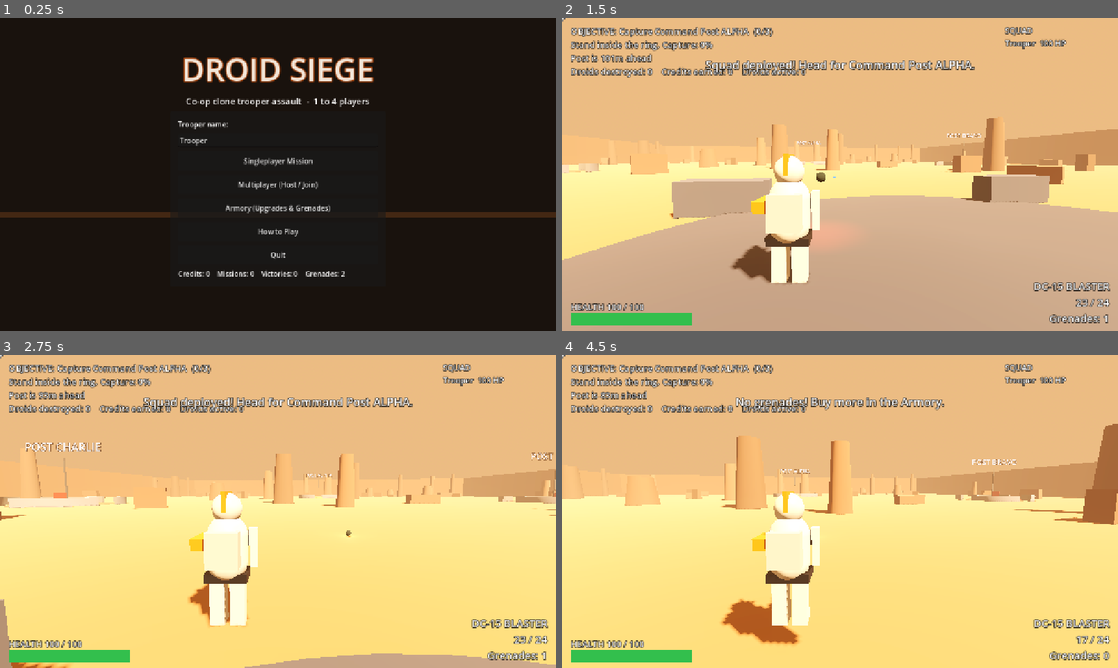
Above: before the commit, frames 1-4 (two rows, left to right).
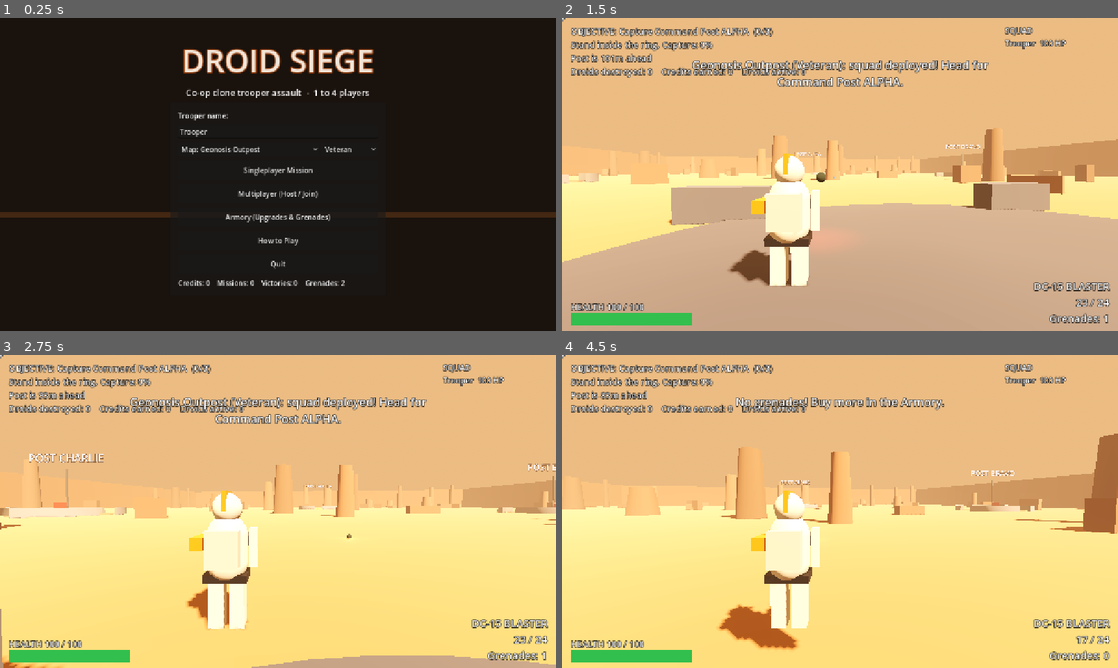
Above: after the commit, the same moments.

Repository: adamcantcodelol/droid-siege
Game: Godot game, scene res://scenes/main_menu.tscn
Same seed, same stepped clock (60 frames per second), same inputs: the game is played once before the commit and once after it.
Inputs (mouse positions are in pixels of both pictures, inside the frame that each line leads up to):
- Up to frame 1 (0.25 s): no input
- Up to frame 2 (1.5 s): click "Singleplayer Mission" at 0.5 s; move the mouse to (867, 174) at 1.27 s; hold W (move_forward) from 1.28 s (still down); tap G (grenade) at 1.35 s; click (867, 174) at 1.42 s
- Up to frame 3 (2.75 s): keep holding W (move_forward); tap Space (jump) at 1.52, 2.27 s; move the mouse to (250, 511) at 2.02 s; right-click (250, 511) at 2.1 s; tap G (grenade) at 2.3 s
- Up to frame 4 (4.5 s): keep holding W (move_forward); move the mouse to (851, 505) at 2.77 s; press the mouse at (851, 505) at 2.78 s; tap G (grenade) at 3.05, 3.6 s; move the mouse to (834, 517) at 3.52 s; release the mouse at (834, 517) at 3.53 s; click (834, 517) at 3.67 s; tap Space (jump) at 3.77 s; move the mouse to (878, 514) at 4.27 s; hold E (interact) from 4.28 s (still down)

The runs differ from the first frame. In frame 1, 5.5% of the frame differs, in the area x 32-68%, y 9-86%; in frame 2, 9.8%, in the area x 0-100%, y 13-86%; in frame 3, 8.3%; in frame 4, 6.6%.

Commit message:
Second map (Felucia Night Raid) + difficulty setting (Recruit/Veteran/Commando); smoke2 test

Diff:
--- a/scripts/enemy.gd
+++ b/scripts/enemy.gd
@@ -39,7 +39,10 @@
 
 
 func _ready() -> void:
-	stats = TYPES[etype]
+	stats = TYPES[etype].duplicate()
+	if Game.world != null:
+		stats["hp"] = float(stats["hp"]) * float(Game.world.DIFF["hp"])
+		stats["dmg"] = float(stats["dmg"]) * float(Game.world.DIFF["dmg"])
 	hp = stats["hp"]
 	max_shield = stats["shield"]
 	shield = max_shield
--- a/scripts/game.gd
+++ b/scripts/game.gd
@@ -17,6 +17,24 @@
 	"armor": {"label": "Armor Plating", "desc": "+25 max health"},
 }
 
+var MAPS: Array = [
+	{"name": "Geonosis Outpost", "posts": [Vector3(0, 0, -30), Vector3(50, 0, 10), Vector3(-45, 0, 35)],
+		"lz": Vector3(0, 0, 72), "ground": Color(0.76, 0.55, 0.36), "cliff": Color(0.55, 0.36, 0.24),
+		"rock": Color(0.6, 0.42, 0.3), "sky_top": Color(0.55, 0.35, 0.22), "sky_hor": Color(0.95, 0.7, 0.45),
+		"fog": Color(0.85, 0.6, 0.4), "fog_density": 0.006, "sun": Color(1.0, 0.9, 0.75), "sun_energy": 1.2,
+		"ambient": 0.8, "rocks": 70, "pillar_ratio": 0.35},
+	{"name": "Felucia Night Raid", "posts": [Vector3(-50, 0, -40), Vector3(40, 0, -45), Vector3(10, 0, 20)],
+		"lz": Vector3(60, 0, 70), "ground": Color(0.2, 0.33, 0.22), "cliff": Color(0.18, 0.22, 0.2),
+		"rock": Color(0.42, 0.28, 0.52), "sky_top": Color(0.03, 0.06, 0.12), "sky_hor": Color(0.15, 0.3, 0.3),
+		"fog": Color(0.15, 0.3, 0.28), "fog_density": 0.014, "sun": Color(0.6, 0.75, 1.0), "sun_energy": 0.45,
+		"ambient": 0.6, "rocks": 95, "pillar_ratio": 0.7},
+]
+var DIFFICULTIES: Array = [
+	{"name": "Recruit", "hp": 0.75, "dmg": 0.6, "cap": -1, "credits": 0.75},
+	{"name": "Veteran", "hp": 1.0, "dmg": 1.0, "cap": 0, "credits": 1.0},
+	{"name": "Commando", "hp": 1.3, "dmg": 1.4, "cap": 3, "credits": 1.5},
+]
+
 signal lobby_changed
 signal net_status(msg: String)
 
@@ -26,6 +44,7 @@
 var online := false
 var in_mission := false
 var mission_seed := 1
+var settings := {"map": 0, "diff": 1}
 var world: Node = null
 var test_mode := ""
 var sounds := {}
@@ -90,7 +109,7 @@
 # ---------------------------------------------------------------- save / upgrades
 func default_save() -> Dictionary:
 	return {"credits": 0, "dmg": 0, "rate": 0, "mag": 0, "armor": 0, "grenades": 2,
-		"missions": 0, "wins": 0, "name": "Trooper", "sens": 0.0025}
+		"missions": 0, "wins": 0, "name": "Trooper", "sens": 0.0025, "map": 0, "diff": 1}
 
 
 func load_save() -> void:
@@ -106,12 +125,15 @@
 	for k in ["credits", "dmg", "rate", "mag", "armor", "grenades", "missions", "wins"]:
 		save[k] = int(save[k])
 	player_name = str(save["name"])
+	settings = {"map": int(save["map"]), "diff": int(save["diff"])}
 	mouse_sensitivity = float(save["sens"])
 
 
 func write_save() -> void:
 	save["name"] = player_name
 	save["sens"] = mouse_sensitivity
+	save["map"] = int(settings["map"])
+	save["diff"] = int(settings["diff"])
 	var f := FileAccess.open(SAVE_PATH, FileAccess.WRITE)
 	if f:
 		f.store_string(JSON.stringify(save, "\t"))
@@ -257,7 +279,7 @@
 	if not multiplayer.is_server():
 		return
 	write_save()
-	net_all("rpc_start_mission", [players, randi()])
+	net_all("rpc_start_mission", [players, randi(), settings])
 
 
 func return_to_menu(message: String = "") -> void:
@@ -357,7 +379,7 @@
 	_broadcast_lobby()
 	if in_mission:
 		# Drop-in: send the late joiner straight into the running mission.
-		rpc_id(id, "rpc_start_mission", players, mission_seed)
+		rpc_id(id, "rpc_start_mission", players, mission_seed, settings)
 		if world != null:
 			world.sync_players()
 			world.ready_peers[id] = true
@@ -373,8 +395,9 @@
 
 
 @rpc("authority", "call_remote", "reliable")
-func rpc_start_mission(p: Dictionary, mseed: int) -> void:
+func rpc_start_mission(p: Dictionary, mseed: int, sett: Dictionary) -> void:
 	players = p
+	settings = sett
 	mission_seed = mseed
 	in_mission = true
 	get_tree().paused = false
@@ -476,8 +499,9 @@
 # ---------------------------------------------------------------- headless test harness
 func _start_test() -> void:
 	match test_mode:
-		"smoke", "smokefail":
+		"smoke", "smoke2", "smokefail":
 			player_name = "SmokeTester"
+			settings = {"map": 1, "diff": 2} if test_mode == "smoke2" else {"map": 0, "diff": 1}
 			start_singleplayer()
 		"server", "server_late":
 			player_name = "TestHost"
@@ -537,7 +561,7 @@
 				_test_done = true
 				print("[test] CLIENT FAIL timeout world=%s" % [world != null])
 				get_tree().quit(1)
-		"smoke", "smokefail":
+		"smoke", "smoke2", "smokefail":
 			if elapsed > 150.0:
 				_test_done = true
 				print("[test] SMOKE FAIL timeout phase=", world.phase if world else -1)
--- a/scripts/main_menu.gd
+++ b/scripts/main_menu.gd
@@ -128,6 +128,21 @@
 	name_edit.max_length = 16
 	name_edit.text_changed.connect(func(t): Game.player_name = t if t.strip_edges() != "" else "Trooper")
 	box.add_child(name_edit)
+	var row := HBoxContainer.new()
+	box.add_child(row)
+	var map_opt := OptionButton.new()
+	map_opt.size_flags_horizontal = Control.SIZE_EXPAND_FILL
+	for m in Game.MAPS:
+		map_opt.add_item("Map: " + m["name"])
+	map_opt.selected = int(Game.settings["map"])
+	map_opt.item_selected.connect(func(i): Game.settings["map"] = i; Game.write_save())
+	row.add_child(map_opt)
+	var diff_opt := OptionButton.new()
+	for d in Game.DIFFICULTIES:
+		diff_opt.add_item(d["name"])
+	diff_opt.selected = int(Game.settings["diff"])
+	diff_opt.item_selected.connect(func(i): Game.settings["diff"] = i; Game.write_save())
+	row.add_child(diff_opt)
 	_btn(box, "Singleplayer Mission", func(): Game.write_save(); Game.start_singleplayer())
 	_btn(box, "Multiplayer (Host / Join)", func(): _show("mp"))
 	_btn(box, "Armory (Upgrades & Grenades)", func(): _show("shop"))
@@ -267,6 +282,6 @@
 		for a in IP.get_local_addresses():
 			if a.count(".") == 3 and not a.begins_with("127.") and not a.begins_with("169.254"):
 				ips.append(a + ("  (Tailscale)" if a.begins_with("100.") else ""))
-		lobby_info.text = "Your IP addresses (share one):\n%s\nPort %s. Press Start when your squad is in." % ["\n".join(ips), port_edit.text]
+		lobby_info.text = "Your IP addresses (share one):\n%s\nPort %s. Map and difficulty come from your main menu choice. Late joiners drop in at the landing zone. Press Start when your squad is in." % ["\n".join(ips), port_edit.text]
 	else:
 		lobby_info.text = "Waiting for the host to start the mission..."
--- a/scripts/world.gd
+++ b/scripts/world.gd
@@ -8,9 +8,11 @@
 const GrenadeScript = preload("res://scripts/grenade.gd")
 const HudScript = preload("res://scripts/hud.gd")
 
-const POSTS := [Vector3(0, 0, -30), Vector3(50, 0, 10), Vector3(-45, 0, 35)]
+var M: Dictionary = {}
+var DIFF: Dictionary = {}
+var POSTS: Array = []
 const POST_NAMES := ["ALPHA", "BRAVO", "CHARLIE"]
-const LZ := Vector3(0, 0, 72)
+var LZ := Vector3(0, 0, 72)
 const CAPTURE_RADIUS := 7.0
 const EXTRACT_TIME := 120.0
 const MAP_HALF := 95.0
@@ -52,7 +54,11 @@
 func _ready() -> void:
 	Game.world = self
 	rng.seed = Game.mission_seed
-	if Game.test_mode in ["smoke", "smokefail"]:
+	M = Game.MAPS[clampi(int(Game.settings["map"]), 0, Game.MAPS.size() - 1)]
+	DIFF = Game.DIFFICULTIES[clampi(int(Game.settings["diff"]), 0, Game.DIFFICULTIES.size() - 1)]
+	POSTS = M["posts"]
+	LZ = M["lz"]
+	if Game.test_mode in ["smoke", "smoke2", "smokefail"]:
 		test_speed = 4.0
 		Engine.time_scale = 3.0
 	players_root = _child_node("Players")
@@ -76,7 +82,7 @@
 		on_peer_ready(1)
 	else:
 		Game.rpc_id(1, "client_world_ready")
-	show_message("Squad deployed! Head for Command Post ALPHA.")
+	show_message("%s (%s): squad deployed! Head for Command Post ALPHA." % [M["name"], DIFF["name"]])
 
 
 func _exit_tree() -> void:
@@ -165,32 +171,32 @@
 	env.background_mode = Environment.BG_SKY
 	var sky := Sky.new()
 	var sm := ProceduralSkyMaterial.new()
-	sm.sky_top_color = Color(0.55, 0.35, 0.22)
-	sm.sky_horizon_color = Color(0.95, 0.7, 0.45)
+	sm.sky_top_color = M["sky_top"]
+	sm.sky_horizon_color = M["sky_hor"]
 	sm.ground_horizon_color = Color(0.8, 0.55, 0.35)
 	sm.ground_bottom_color = Color(0.35, 0.22, 0.14)
 	sky.sky_material = sm
 	env.sky = sky
 	env.ambient_light_source = Environment.AMBIENT_SOURCE_SKY
-	env.ambient_light_energy = 0.8
+	env.ambient_light_energy = M["ambient"]
 	env.tonemap_mode = Environment.TONE_MAPPER_FILMIC
 	env.fog_enabled = true
-	env.fog_light_color = Color(0.85, 0.6, 0.4)
-	env.fog_density = 0.006
+	env.fog_light_color = M["fog"]
+	env.fog_density = M["fog_density"]
 	env.glow_enabled = true
 	var we := WorldEnvironment.new()
 	we.environment = env
 	add_child(we)
 	var sun := DirectionalLight3D.new()
 	sun.rotation_degrees = Vector3(-50, 35, 0)
-	sun.light_color = Color(1.0, 0.9, 0.75)
-	sun.light_energy = 1.2
+	sun.light_color = M["sun"]
+	sun.light_energy = M["sun_energy"]
 	sun.shadow_enabled = true
 	sun.directional_shadow_max_distance = 120.0
 	add_child(sun)
 
 	# Ground
-	var g := _add_box(Vector3(0, -0.5, 0), Vector3(240, 1, 240), Color(0.76, 0.55, 0.36))
+	var g := _add_box(Vector3(0, -0.5, 0), Vector3(240, 1, 240), M["ground"])
 	g.name = "Ground"
 	# Boundary cliffs
 	for i in 4:
@@ -198,11 +204,11 @@
 		var s := 1.0 if i % 2 == 0 else -1.0
 		var pos := Vector3(0, 6, s * (MAP_HALF + 6)) if horizontal else Vector3(s * (MAP_HALF + 6), 6, 0)
 		var size := Vector3(220, 12, 8) if horizontal else Vector3(8, 12, 220)
-		_add_box(pos, size, Color(0.55, 0.36, 0.24))
+		_add_box(pos, size, M["cliff"])
 	# Random rock cover (deterministic from mission seed so all peers match)
 	var placed := 0
 	var tries := 0
-	while placed < 70 and tries < 600:
+	while placed < int(M["rocks"]) and tries < 600:
 		tries += 1
 		var p := Vector3(rng.randf_range(-MAP_HALF + 5, MAP_HALF - 5), 0, rng.randf_range(-MAP_HALF + 5, MAP_HALF - 5))
 		var blocked := p.distance_to(LZ) < 14.0
@@ -213,8 +219,9 @@
 			continue
 		placed += 1
 		var shade := rng.randf_range(0.8, 1.1)
-		var col := Color(0.6 * shade, 0.42 * shade, 0.3 * shade)
-		if rng.randf() < 0.35:
+		var rc: Color = M["rock"]
+		var col := Color(rc.r * shade, rc.g * shade, rc.b * shade)
+		if rng.randf() < float(M["pillar_ratio"]):
 			_add_pillar(p, rng.randf_range(1.0, 2.5), rng.randf_range(4.0, 14.0), col)
 		else:
 			var sz := Vector3(rng.randf_range(1.5, 6.0), rng.randf_range(1.2, 3.0), rng.randf_range(1.0, 3.0))
@@ -470,7 +477,7 @@
 			progress = maxf(0.0, progress - delta * 0.01)
 		if progress >= 1.0:
 			progress = 0.0
-			earned += 150
+			earned += int(150 * float(DIFF["credits"]))
 			phase += 1
 			if phase == 3:
 				timer = EXTRACT_TIME
@@ -481,7 +488,7 @@
 		timer -= delta * test_speed
 		if timer <= 0.0:
 			timer = 0.0
-			earned += 500
+			earned += int(500 * float(DIFF["credits"]))
 			_end_mission(true)
 			return
 
@@ -491,10 +498,10 @@
 
 	# Waves
 	var n := players.size()
-	var cap := 4 + phase * 2 + 2 * (n - 1)
+	var cap := 4 + phase * 2 + 2 * (n - 1) + int(DIFF["cap"])
 	var interval := 3.5 - phase * 0.5
 	if phase == 3:
-		cap = 10 + 3 * (n - 1)
+		cap = 10 + 3 * (n - 1) + int(DIFF["cap"])
 		interval = 1.6
 	spawn_cd -= delta
 	if spawn_cd <= 0.0 and enemies.size() < cap:
@@ -594,7 +601,7 @@
 	var e = enemies[eid]
 	if e.apply_damage(dmg, from, explosive):
 		kills += 1
-		earned += int(e.stats["credits"])
+		earned += int(round(float(e.stats["credits"]) * float(DIFF["credits"])))
 		Game.net_all("enemy_died", [eid, e.global_position])
 
 
@@ -666,9 +673,9 @@
 	Game.write_save()
 	Input.mouse_mode = Input.MOUSE_MODE_VISIBLE
 	hud.show_end(win, credits, k)
-	if Game.test_mode == "smoke":
+	if Game.test_mode in ["smoke", "smoke2"]:
 		var plen := nav_path_length(LZ, POSTS[0])
-		print("[test] nav polys=%d path_points LZ->ALPHA=%d" % [nav_polys, plen])
+		print("[test] map=%s diff=%s nav polys=%d path_points LZ->ALPHA=%d" % [M["name"], DIFF["name"], nav_polys, plen])
 		Game.finish_test(win and nav_polys > 0 and plen >= 2, "SMOKE win=%s credits=%d kills=%d total_credits=%d" % [win, credits, k, Game.save["credits"]])
 	elif Game.test_mode == "smokefail":
 		Game.finish_test(not win, "SMOKEFAIL win=%s credits=%d kills=%d" % [win, credits, k])
@@ -755,13 +762,13 @@
 
 # ------------------------------------------------------------------ headless test autopilot
 func _test_autopilot(delta: float) -> void:
-	if Game.test_mode not in ["smoke", "smokefail"]:
+	if Game.test_mode not in ["smoke", "smoke2", "smokefail"]:
 		return
 	test_elapsed += delta
 	var lp = local_player()
 	if lp == null:
 		return
-	if Game.test_mode == "smoke":
+	if Game.test_mode in ["smoke", "smoke2"]:
 		lp.god = true
 		if phase < 3:
 			lp.global_position = POSTS[phase] + Vector3(1, 0.5, 1)
Not shown, changed: run_tests.sh
